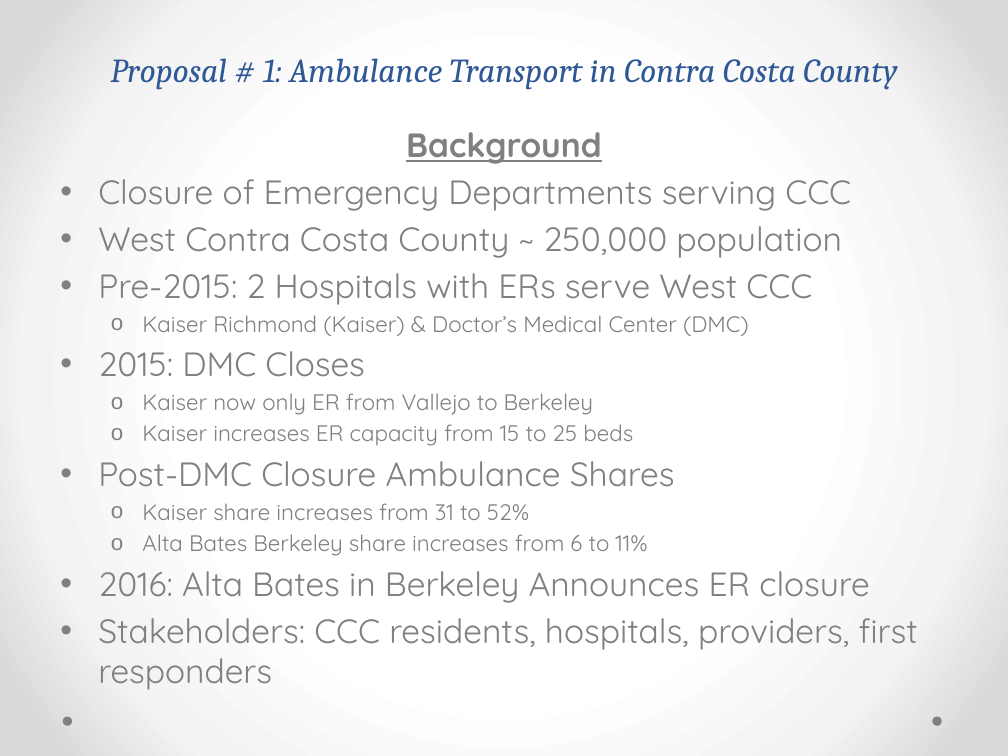
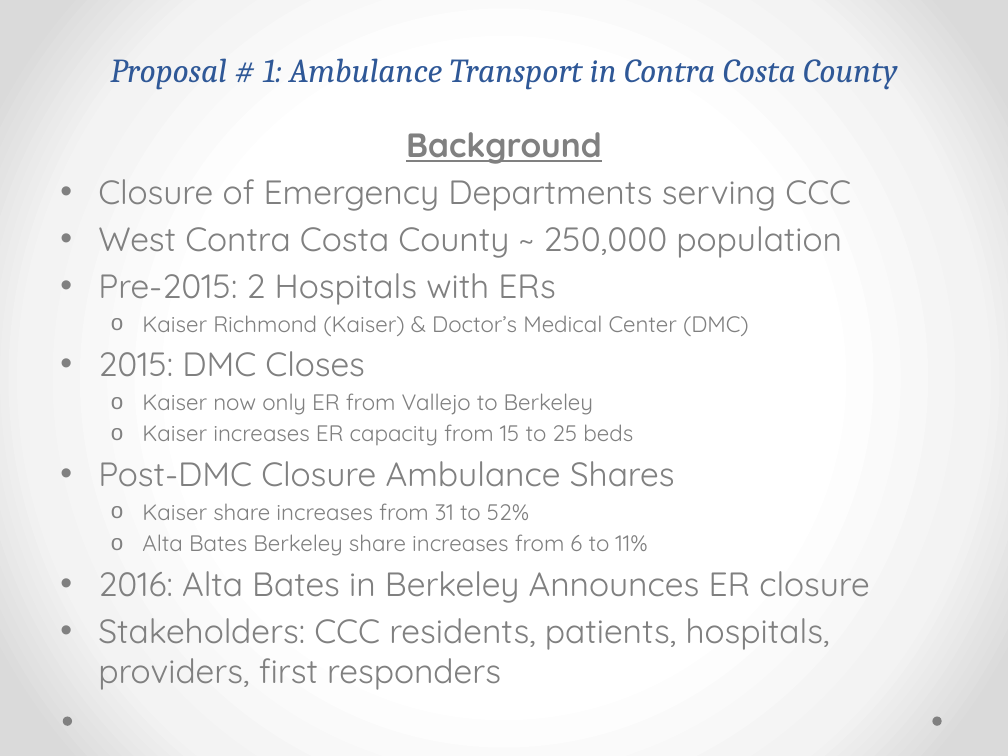
Before and after one commit to kfstieler/ds-sf-29, a slide deck: slide 1 of projects/final-projects/01-lightning-talk/Lightning_Talk_Stieler.pptx. Drawn at 1008x756 pixels with LibreOffice and Linux fonts; fonts in the diff are those of the drawing. Boxes give left, top, right and bottom in pixels: in the first picture for what was removed or moved away, otherwise in the second. Text is boxed around its words. In the diff, an @@ line names an element or a change of style, - is before the commit and + after.

```diff
--- a/projects/final-projects/01-lightning-talk/Lightning_Talk_Stieler.pptx
+++ b/projects/final-projects/01-lightning-talk/Lightning_Talk_Stieler.pptx
@@ text at (98, 273, 555, 305): text changed @@
-• Pre-2015: 2 Hospitals with ERs serve West CCC
+• Pre-2015: 2 Hospitals with ERs
@@ text at (98, 618, 830, 690): text changed @@
-• Stakeholders: CCC residents, hospitals, providers, first responders
+• Stakeholders: CCC residents, patients, hospitals, providers, first responders
```
Also in this commit, not shown: 6 other slides changed.
